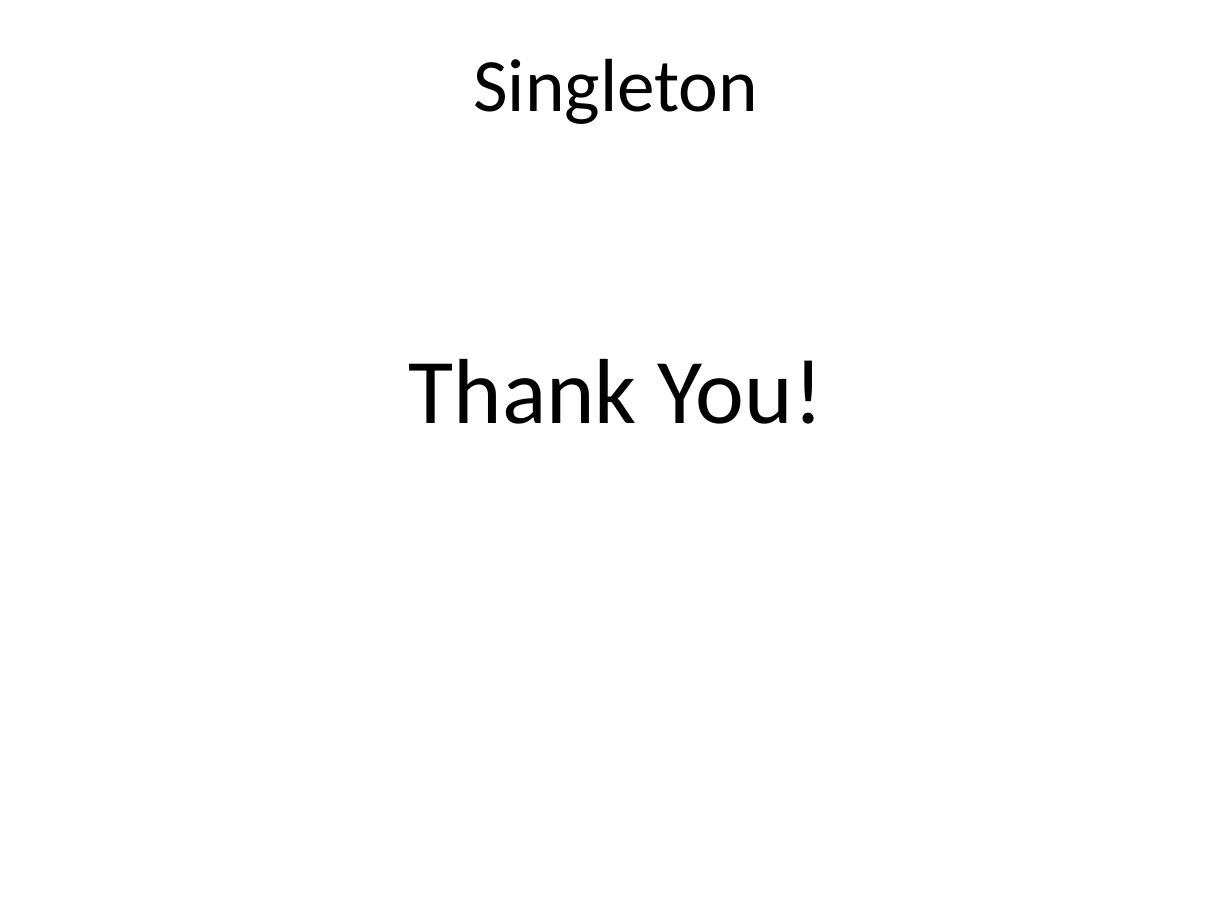
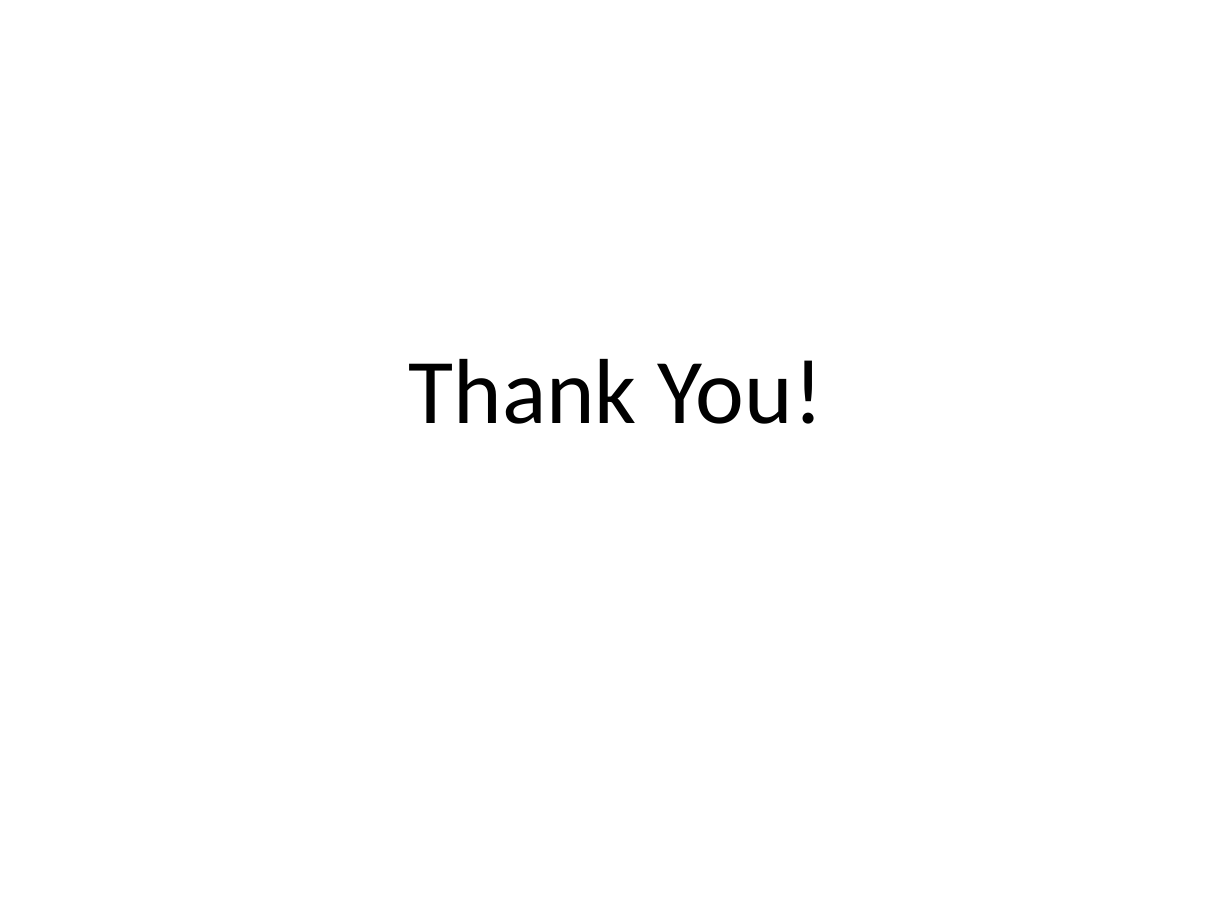
Before and after one commit to PlumpMath/DesignPattern-956, a slide deck: slide 21 of _Doc/DesignPattern.P3.Creational(Singleton).pptx. Drawn at 1232x924 pixels with LibreOffice and Linux fonts; fonts in the diff are those of the drawing. Boxes give left, top, right and bottom in pixels: in the first picture for what was removed or moved away, otherwise in the second. Text is boxed around its words. In the diff, an @@ line names an element or a change of style, - is before the commit and + after.

Commit message:
Updated Singleton code and PPT.

```diff
--- a/_Doc/DesignPattern.P3.Creational(Singleton).pptx
+++ b/_Doc/DesignPattern.P3.Creational(Singleton).pptx
@@ text removed at bbox=[473, 58, 758, 124] @@
-Singleton
```
Also in this commit, not shown: 3 other slides changed, 7 slides added, 7 slides removed, 20 other files.
